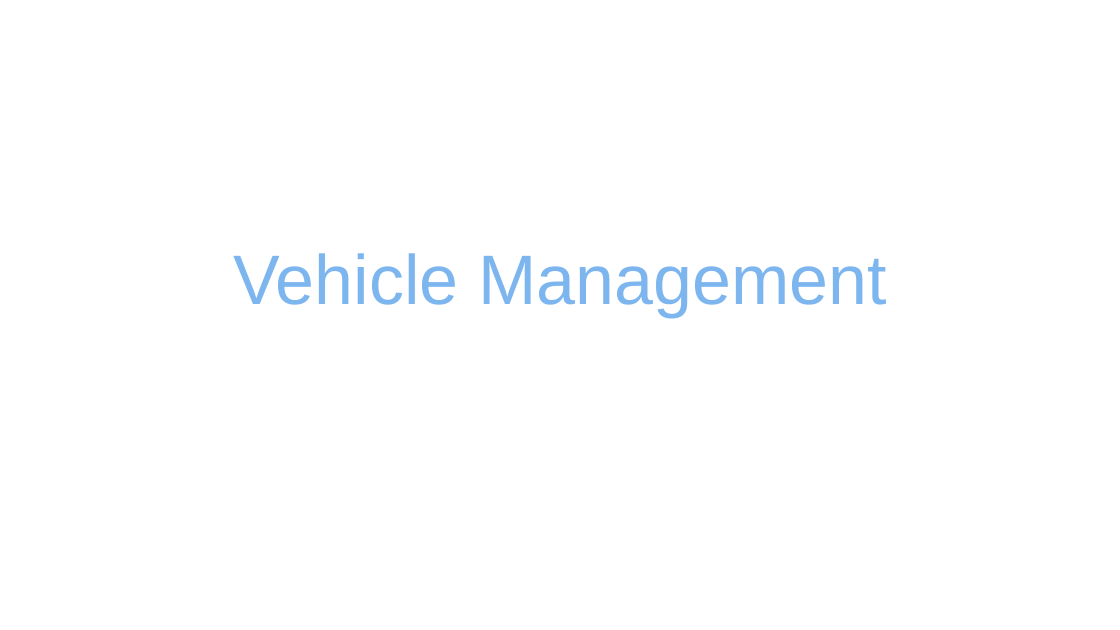
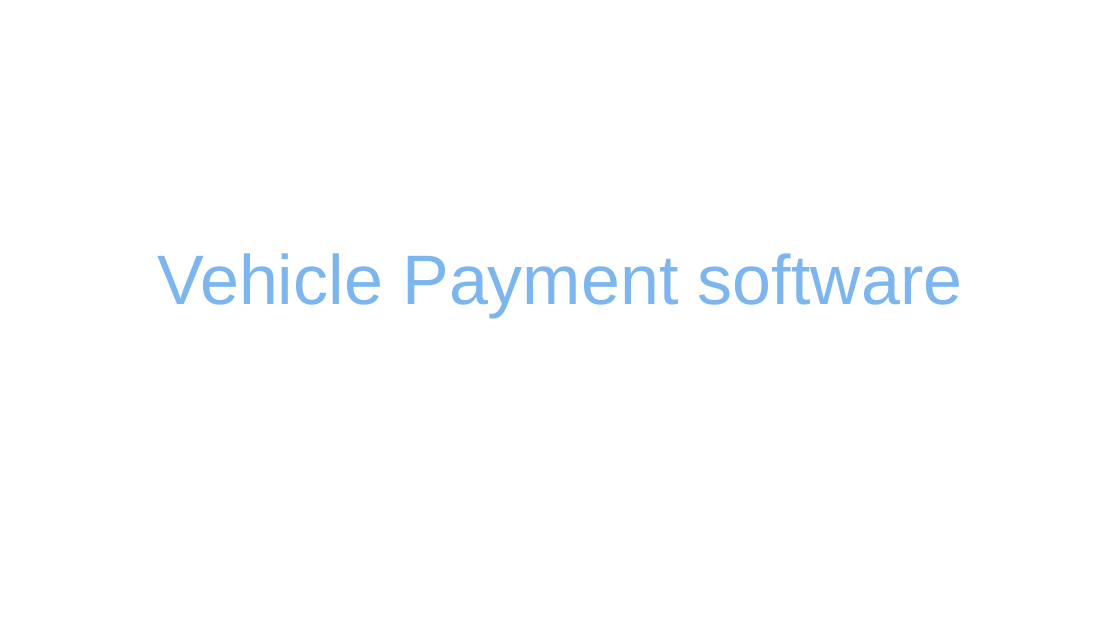
Before and after one commit to Jindal268/CS223_Apr18_15, a slide deck: slide 7 of presentation.pptx. Drawn at 1120x630 pixels with LibreOffice and Linux fonts; fonts in the diff are those of the drawing. Boxes give left, top, right and bottom in pixels: in the first picture for what was removed or moved away, otherwise in the second. Text is boxed around its words. In the diff, an @@ line names an element or a change of style, - is before the commit and + after.

```diff
--- a/presentation.pptx
+++ b/presentation.pptx
@@ title at [157,253,962,317]: text changed @@
-Vehicle Management
+Vehicle Payment software
```
Also in this commit, not shown: 2 other slides changed, 1 other file.
